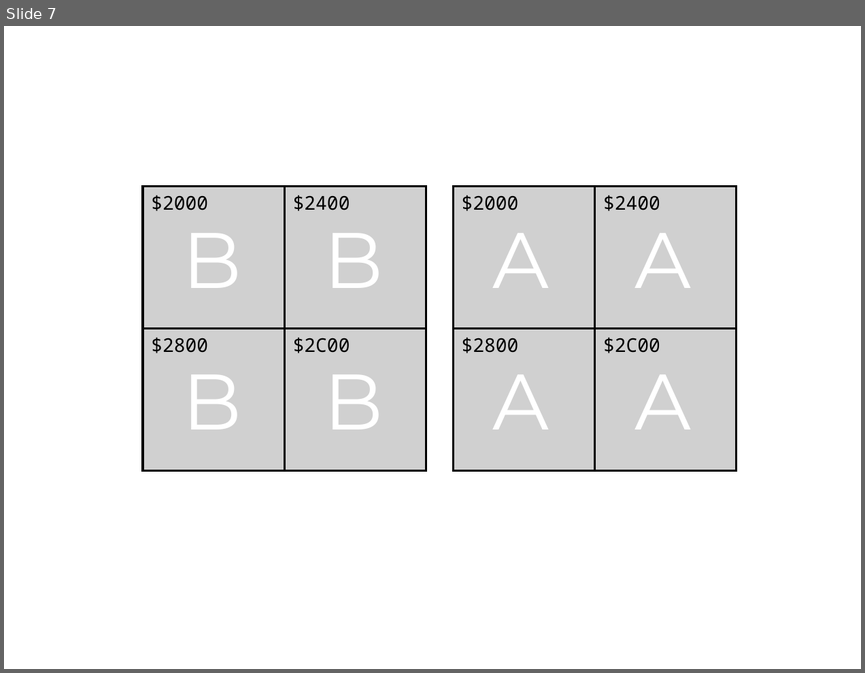
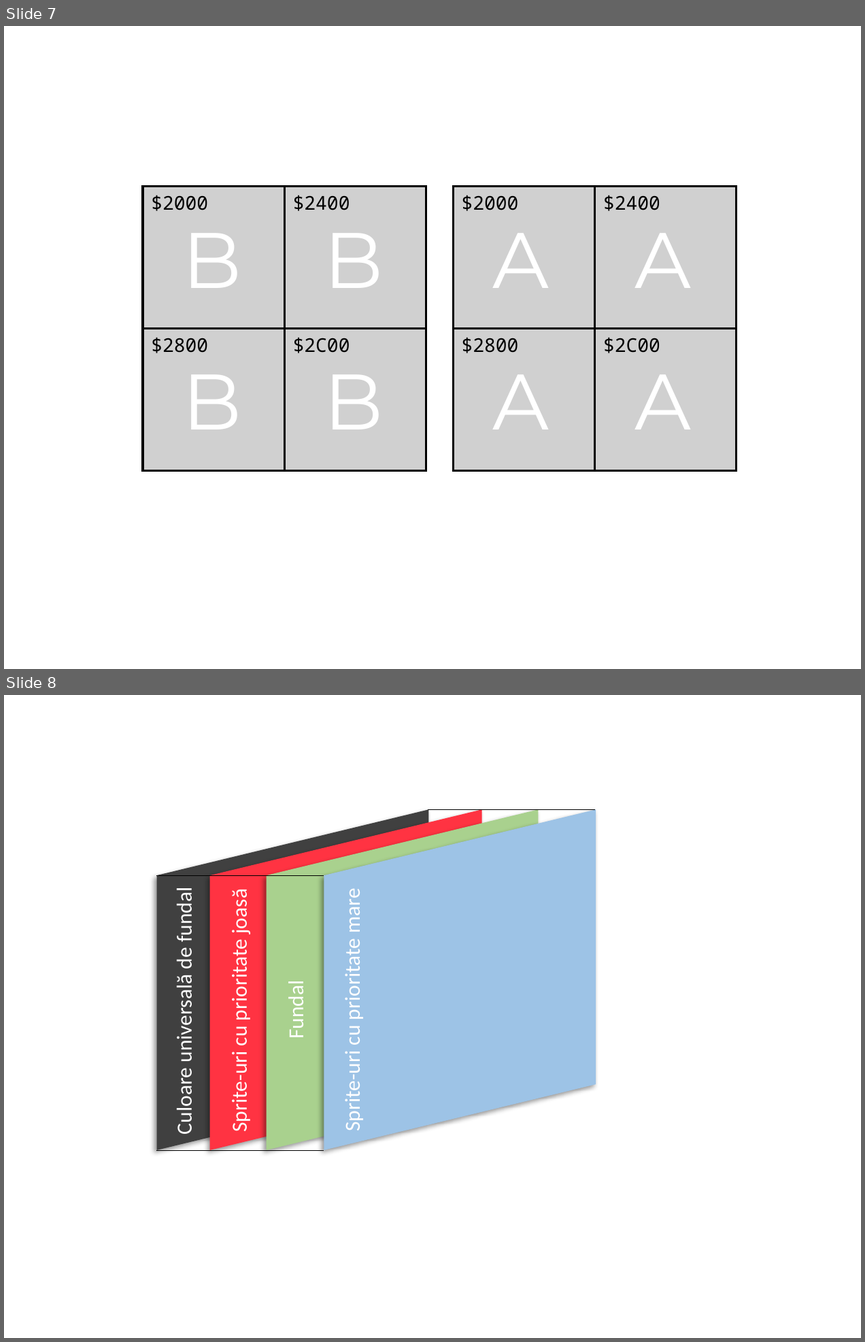
Before and after one commit to cristy-rotaru/NES_emulator, a slide deck: Scheme/Scheme.pptx. Shown one above the other, each under a label of ours: slide 7 before the commit, slides 7 and 8 after it. The pictures are 865x673 and 865x1342 pixels, drawn with LibreOffice and Linux fonts; fonts in the diff are those of the drawing; grey boxes stand for pictures. Boxes give left, top, right and bottom in pixels: in the first picture for what was removed or moved away, otherwise in the second. Text is boxed around its words. In the diff, an @@ line names an element or a change of style, - is before the commit and + after.

```diff
--- a/Scheme/Scheme.pptx
+++ b/Scheme/Scheme.pptx
@@ slide 8 added at box(4, 695, 861, 1338), background #FFFFFF @@
@@ parallelogram added at box(156, 810, 428, 1150), fill #404040 @@
@@ parallelogram added at box(209, 810, 481, 1150), fill #FF3342 @@
@@ parallelogram added at box(266, 810, 538, 1150), fill #A9D18E @@
@@ parallelogram added at box(324, 810, 595, 1150), fill #9DC3E6 @@
@@ line added from (428, 810) to (595, 810), #000000 0.5 pt @@
@@ line added from (156, 876) to (324, 876), #000000 0.5 pt @@
@@ text added at box(171, 893, 197, 1132), 18 pt, text #FFFFFF @@
+Culoare universală de fundal
@@ text added at box(226, 893, 252, 1130), 18 pt, text #FFFFFF @@
+Sprite-uri cu prioritate joasă
@@ text added at box(339, 892, 365, 1129), 18 pt, text #FFFFFF @@
+Sprite-uri cu prioritate mare
@@ text added at box(283, 986, 309, 1037), 18 pt, text #FFFFFF @@
+Fundal
@@ line added from (156, 1151) to (324, 1151), #000000 0.5 pt @@
```
Also in this commit, not shown: 1 other slide added, 4 other files.
